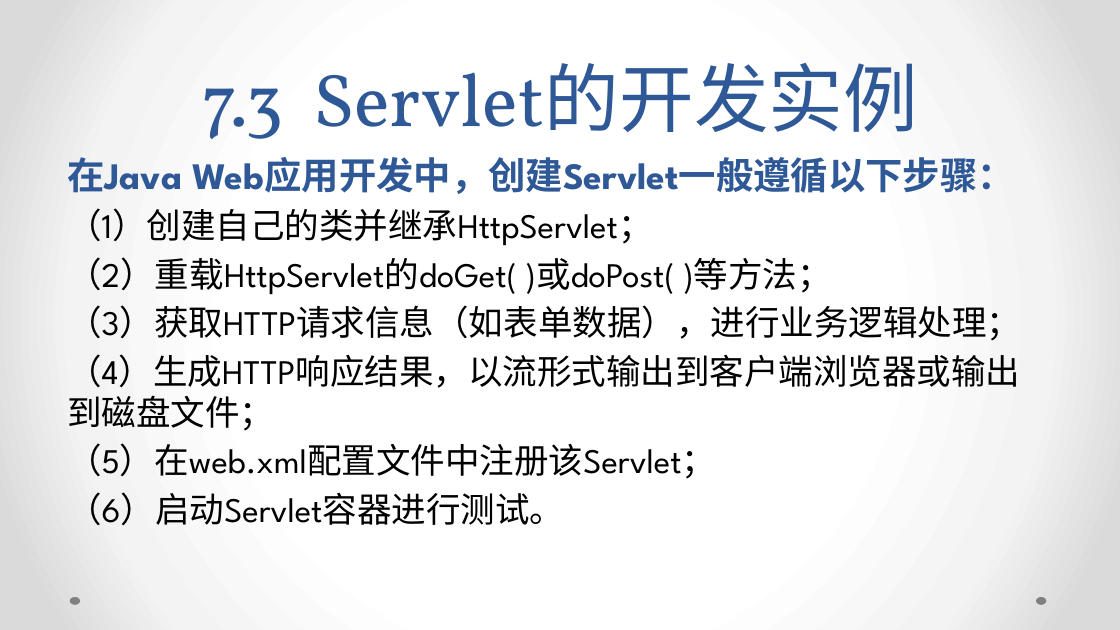
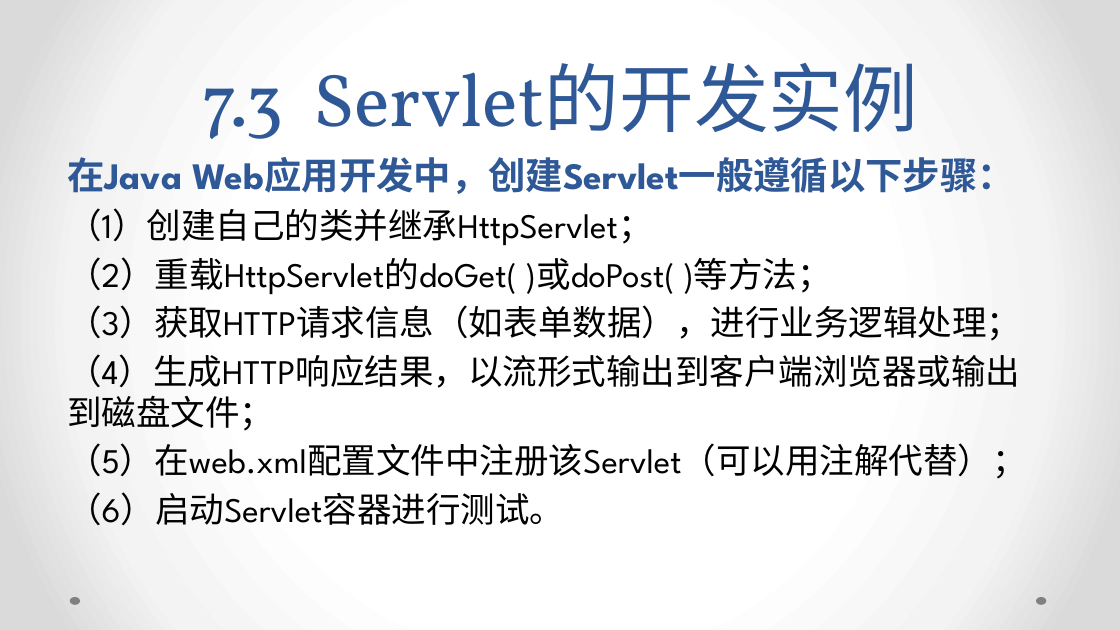
Before and after one commit to xdwenhaoyu/WEB_JSP, a slide deck: slide 13 of JSP PPT/第07章 Servlet编程.pptx (slide 16 before the commit). Drawn at 1120x630 pixels with LibreOffice and Linux fonts; fonts in the diff are those of the drawing. Boxes give left, top, right and bottom in pixels: in the first picture for what was removed or moved away, otherwise in the second. Text is boxed around its words. In the diff, an @@ line names an element or a change of style, - is before the commit and + after.

```diff
--- a/JSP PPT/第07章 Servlet编程.pptx
+++ b/JSP PPT/第07章 Servlet编程.pptx
@@ text at [67, 443, 1027, 479]: text changed @@
-（5）在web.xml配置文件中注册该Servlet；
+（5）在web.xml配置文件中注册该Servlet（可以用注解代替）；
```
Also in this commit, not shown: 1 slide added, 4 slides removed, 8 other files.
